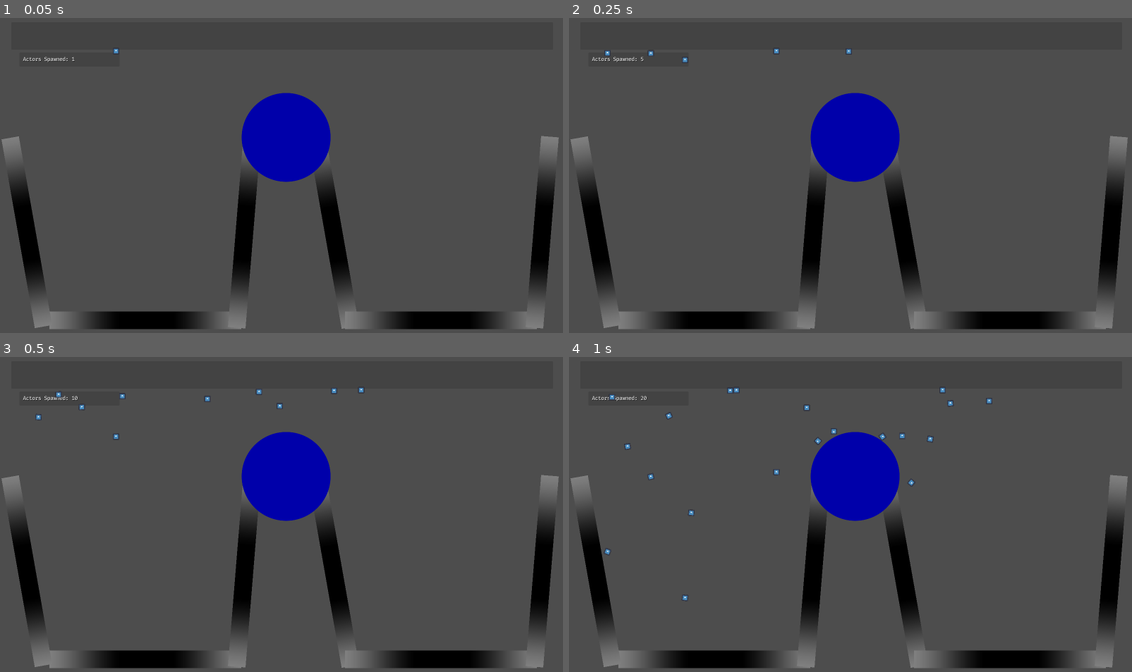
Above: before the commit, frames 1-4 (two rows, left to right).
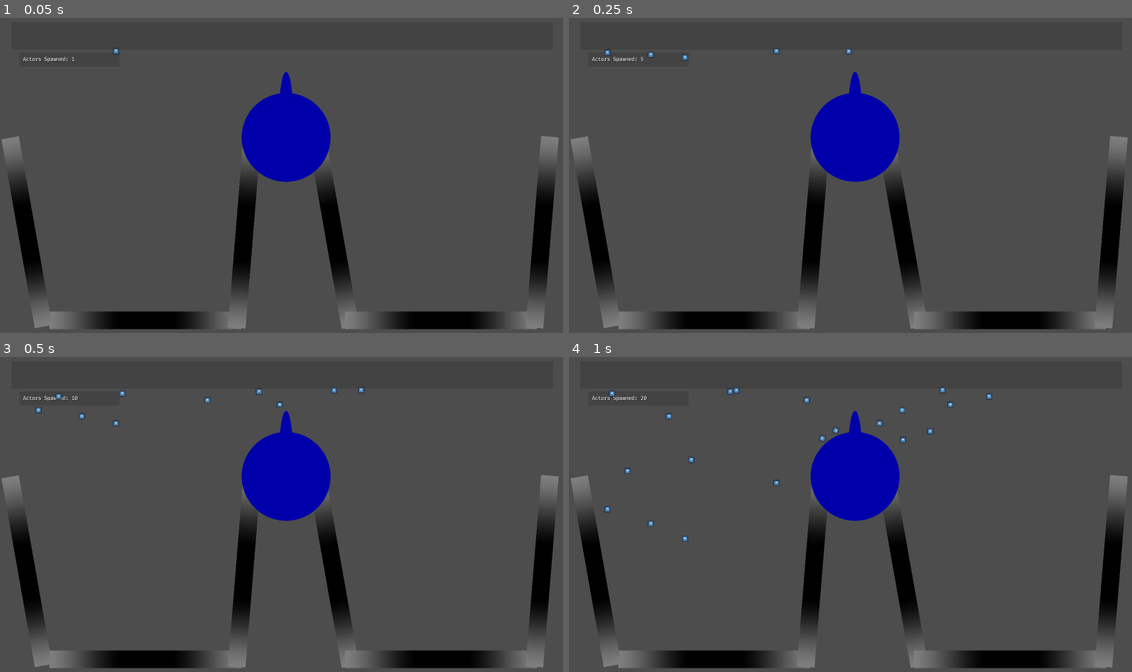
Above: after the commit, the same moments.

Repository: rchanlatte95/godot-ai-test
Game: Godot game, scene res://base.tscn
Two runs of this game, one before a commit and one after it. Both use one fixed random seed, a clock stepped at 60 frames per second and the inputs below. The engine's default icon, where the game draws it, is replaced by a stand-in: a white triangle on a blue panel in a dark square.
Inputs:
- Up to frame 1 (0.05 s): no input
- Up to frame 2 (0.25 s): no input
- Up to frame 3 (0.5 s): no input
- Up to frame 4 (1 s): no input

The runs differ from the first frame. In frame 1, 0.1% of the frame differs, in the area x 49-52%, y 17-24%; in frame 2, 0.1%; in frame 3, 0.3%; in frame 4, 0.6%, in the area x 6-76%, y 9-78%.

Commit message:
Finished

Diff:
--- a/snayff-ai-test/RigidbodyActor.gd
+++ b/snayff-ai-test/RigidbodyActor.gd
@@ -3,14 +3,15 @@
 @export var RigidBody: RigidBody2D
 var ForceMultiplier: float
 var sway_and_rotate: bool = false
+var broadcast_collisions: bool = false
 var i: float = 0.0
 
-func SpawnAsChild(_parent : Node2D, pos : Vector2, swayAndRotate: bool = false, scaleMassAndGravity: bool = false) -> void:
+func SpawnAsChild(_parent : Node2D, pos : Vector2, swayAndRotate: bool = false, scaleMassAndGravity: bool = false, print_collisions: bool = false) -> void:
 	Parent = _parent
 	Parent.add_child(self)
 	position = pos
 	sway_and_rotate = swayAndRotate
-
+	broadcast_collisions = print_collisions
 	if (sway_and_rotate):
 		ForceMultiplier = randf_range(-5.0, 5.0)
 		RigidBody.add_constant_torque(25.0 * ForceMultiplier)
@@ -23,11 +24,15 @@
 	pass
 
 func _physics_process(delta: float) -> void:
-	if (sway_and_rotate == false):
-		return
+	if (sway_and_rotate):
+		i += delta
+		var pos = self.global_position
+		var new_pos = pos
+		new_pos.x += sin(i) * ForceMultiplier
+		RigidBody.apply_central_force(new_pos - pos)
 
-	i += delta
-	var pos = self.global_position
-	var new_pos = pos
-	new_pos.x += sin(i) * ForceMultiplier
-	RigidBody.apply_central_force(new_pos - pos)
+	if (broadcast_collisions):
+		var bodies = RigidBody.get_colliding_bodies()
+		if (bodies.size() <= 0):
+			return
+		print("%s colliding with: %d" % [self.name, bodies.size()])
--- a/snayff-ai-test/base.tscn
+++ b/snayff-ai-test/base.tscn
@@ -139,8 +139,9 @@
 [node name="PhysicsScene" type="Node2D" parent="scn" node_paths=PackedStringArray("InfoLabel")]
 script = ExtResource("3_boxhb")
 InfoLabel = NodePath("../../UI_Manager/PanelContainer/MarginContainer/ActorInfoLabel")
-SwayAndRotate = true
-RandomizeMassAndGravity = true
+SwayAndRotate = null
+RandomizeMassAndGravity = null
+PrintCollisions = true
 
 [node name="Boundary" type="Sprite2D" parent="scn/PhysicsScene"]
 position = Vector2(412, 864)
@@ -217,6 +218,19 @@
 [node name="CollisionShape2D" type="CollisionShape2D" parent="scn/PhysicsScene/Boundary5/StaticBody2D"]
 position = Vector2(0.499996, 0)
 shape = SubResource("RectangleShape2D_1c28l")
+
+[node name="CircleBoundary2" type="Sprite2D" parent="scn/PhysicsScene"]
+position = Vector2(811, 281.469)
+scale = Vector2(0.0590841, 0.364753)
+texture = ExtResource("4_716xq")
+
+[node name="StaticBody2D" type="StaticBody2D" parent="scn/PhysicsScene/CircleBoundary2"]
+position = Vector2(0, 10.6667)
+scale = Vector2(2.66667, 2.66667)
+
+[node name="CollisionShape2D" type="CollisionShape2D" parent="scn/PhysicsScene/CircleBoundary2/StaticBody2D"]
+position = Vector2(-3.8147e-06, -4)
+shape = SubResource("CircleShape2D_wckvl")
 
 [node name="CircleBoundary" type="Sprite2D" parent="scn/PhysicsScene"]
 position = Vector2(811, 345)
--- a/snayff-ai-test/physics_scene.gd
+++ b/snayff-ai-test/physics_scene.gd
@@ -3,6 +3,7 @@
 @export var InfoLabel: Label
 @export var SwayAndRotate: bool
 @export var RandomizeMassAndGravity: bool
+@export var PrintCollisions: bool
 
 var Newton = PhysicsServer2D
 var rb_obj = preload("res://Rigidbody-Actor.tscn")
@@ -25,7 +26,7 @@
 
 		var obj = rb_obj.instantiate() as RigidbodyActor
 
-		obj.SpawnAsChild(self, Vector2(rand_x, 100.0), SwayAndRotate, RandomizeMassAndGravity)
+		obj.SpawnAsChild(self, Vector2(rand_x, 100.0), SwayAndRotate, RandomizeMassAndGravity, PrintCollisions)
 		actor_ct += 1
 		InfoLabel.text = "Actors Spawned: %d" % [actor_ct]
 		accum = 0.0
--- a/snayff-ai-test/project.godot
+++ b/snayff-ai-test/project.godot
@@ -15,11 +15,22 @@
 config/features=PackedStringArray("4.3", "GL Compatibility")
 config/icon="res://icon.svg"
 
+[debug]
+
+file_logging/enable_file_logging=true
+
 [display]
 
 window/size/viewport_width=1600
 window/size/viewport_height=900
 window/vsync/vsync_mode=0
+
+[network]
+
+limits/debugger/max_chars_per_second=16777216
+limits/debugger/max_queued_messages=4096
+limits/debugger/max_errors_per_second=1024
+limits/debugger/max_warnings_per_second=1024
 
 [physics]
 
